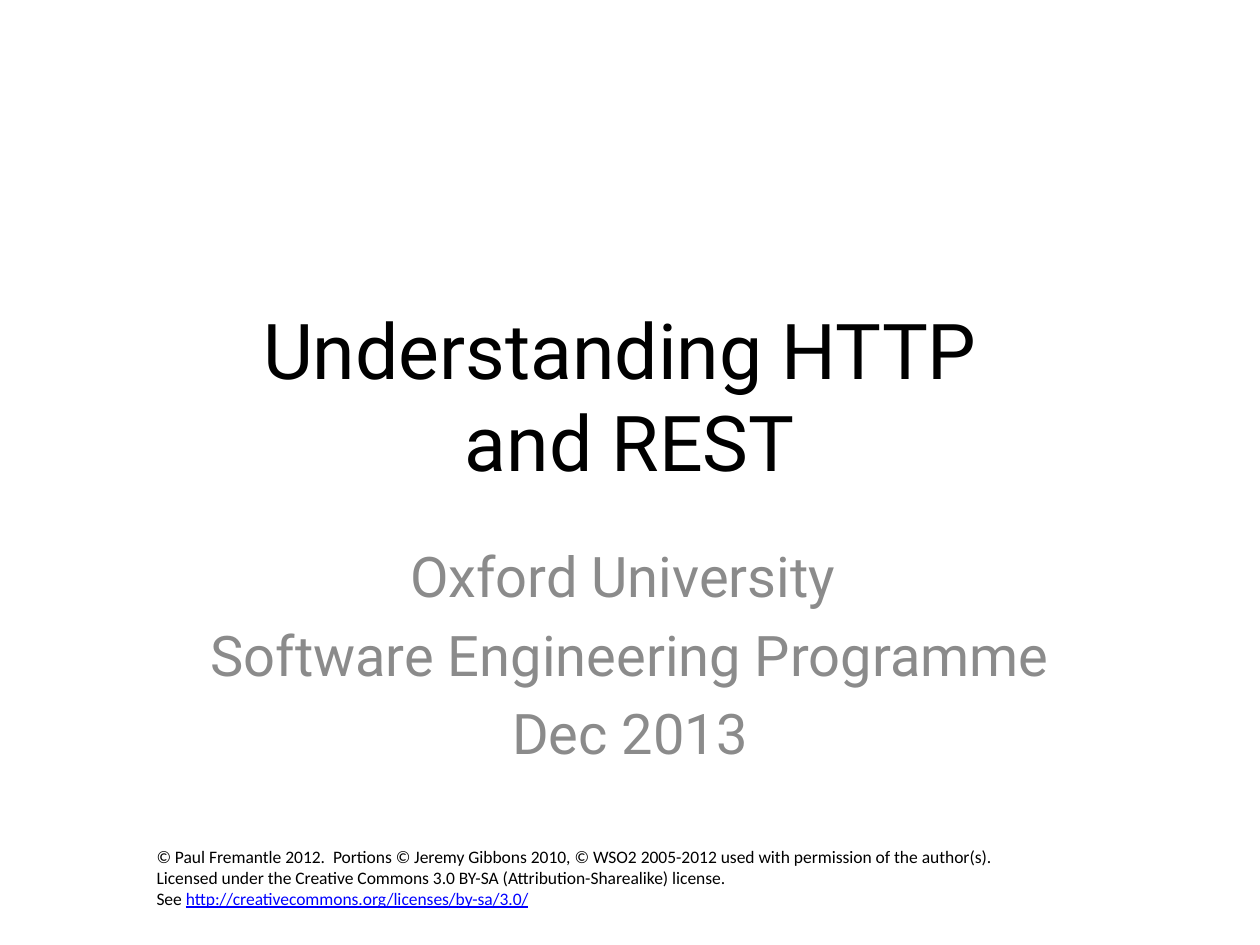
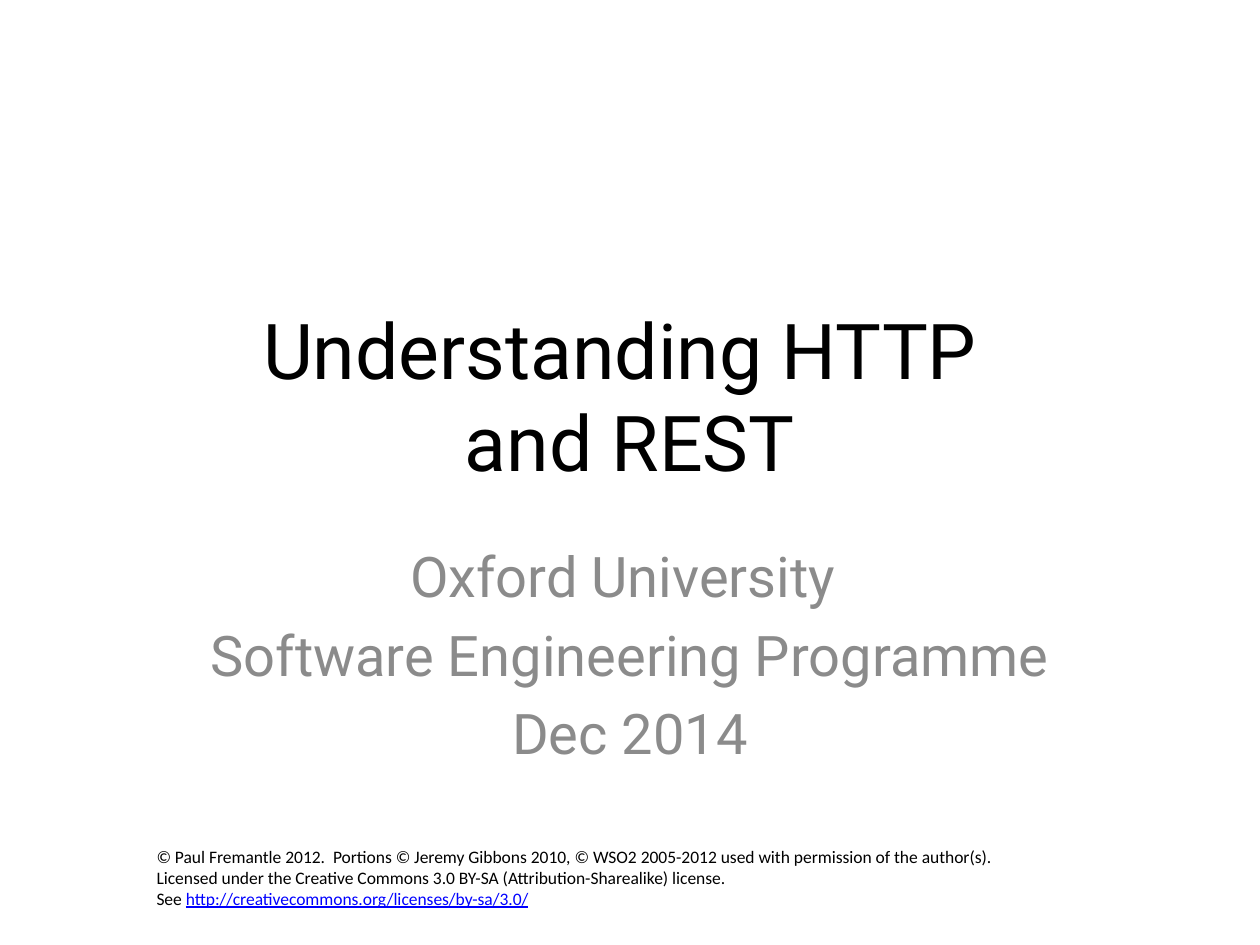
Before and after one commit to pzfreo/ox-soa-old, a slide deck: slide 1 of presentations/source/02-REST-Introduction.pptx. Drawn at 1260x945 pixels with LibreOffice and Linux fonts; fonts in the diff are those of the drawing; background and template pictures are left out. Boxes give left, top, right and bottom in pixels: in the first picture for what was removed or moved away, otherwise in the second. Text is boxed around its words. In the diff, an @@ line names an element or a change of style, - is before the commit and + after.

```diff
--- a/presentations/source/02-REST-Introduction.pptx
+++ b/presentations/source/02-REST-Introduction.pptx
@@ subtitle at box(512, 714, 748, 755): text changed @@
-Dec 2013
+Dec 2014
```
Also in this commit, not shown: 1 slide added, 16 other files.
